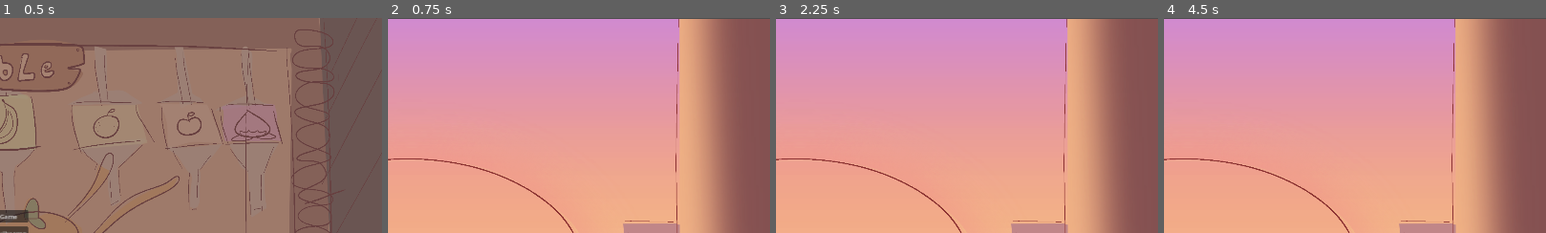
Above: before the commit, frames 1-4 (left to right).
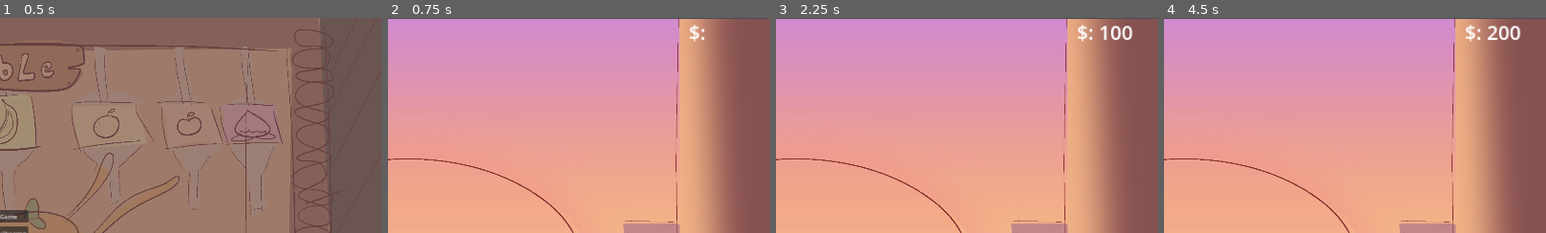
Above: after the commit, the same moments.

Repository: Spedinja/GGJ25
Game: Godot game, scene res://scenes/main_menu.tscn
Same seed, same stepped clock (60 frames per second), same inputs: the game is played once before the commit and once after it.
Inputs (mouse positions are % of the whole screen's width and height, from its top left):
- Up to frame 1 (0.5 s): no input
- Up to frame 2 (0.75 s): click "Start Game" at 0.5 s
- Up to frame 3 (2.25 s): tap Enter at 1.25 s; move the mouse to (72, 45) at 1.27 s; click (72, 45) at 1.42 s; move the mouse to (23, 79) at 2.02 s; click (23, 79) at 2.17 s
- Up to frame 4 (4.5 s): move the mouse to (60, 28) at 2.77 s; click (60, 28) at 2.92 s; move the mouse to (45, 70) at 3.52 s; click (45, 70) at 3.67 s; move the mouse to (21, 77) at 4.27 s; click (21, 77) at 4.42 s
The pictures show only the part of the screen within x 50-100%, y 0-50%; the shares and areas given below are measured in that part.

Frame 1 is identical in both runs. In frame 2, 0.1% of the frame differs, in the area x 79-83%, y 3-12%; in frame 3, 0.5%; in frame 4, 0.5%, in the area x 79-94%, y 3-12%.

Commit message:
added small hud for the score, setup different values for bubbles

Diff:
--- a/scenes/player_area.tscn
+++ b/scenes/player_area.tscn
@@ -77,6 +77,20 @@
 position = Vector2(962, 546)
 texture = ExtResource("1_qpbnt")
 
+[node name="BubbleArea_HUD" type="CanvasLayer" parent="BubbleArea"]
+
+[node name="CurrentMoney_US" type="Label" parent="BubbleArea/BubbleArea_HUD"]
+custom_minimum_size = Vector2(200, 0)
+anchors_preset = 1
+anchor_left = 1.0
+anchor_right = 1.0
+offset_left = -104.0
+offset_right = -4.0
+offset_bottom = 69.0
+grow_horizontal = 0
+theme_override_font_sizes/font_size = 50
+text = "$: "
+
 [node name="ShopArea" type="Node2D" parent="."]
 
 [node name="Sprite2D" type="Sprite2D" parent="ShopArea"]
--- a/scripts/bubble.gd
+++ b/scripts/bubble.gd
@@ -13,6 +13,7 @@
 #Signal
 signal bubble_popped
 var is_clicked = false
+var bubbleValue
 
 func _ready() -> void:
 	direction = randf_range(-1,1)
@@ -40,3 +41,6 @@
 	bubbleScale = givenScale
 	scale.x = bubbleScale
 	scale.y = bubbleScale
+
+func setBubbleValue(givenValue) -> void:
+	bubbleValue = givenValue
--- a/scripts/bubble_area.gd
+++ b/scripts/bubble_area.gd
@@ -35,6 +35,7 @@
 	score += points
 	# Update the score UI here if necessary
 	print("Score: ", score)
+	$BubbleArea_HUD/CurrentMoney_US.text = str("$: ", score)
 
 func on_bubble_popped():
 	_add_score(100)
--- a/scripts/bubble_spawner.gd
+++ b/scripts/bubble_spawner.gd
@@ -6,6 +6,8 @@
 #vars
 var bubble_scene = preload("res://scenes/bubble.tscn")
 var accum_time = 0
+var bubbleScale
+@export var bubbleValue: float
 
 # Called when the node enters the scene tree for the first time.
 func _ready() -> void:
@@ -25,7 +27,9 @@
 	if bubble_instance != null:
 		bubble_instance.add_to_group("bubbles")
 		bubble_instance.bubble_popped.connect($"../../..".on_bubble_popped)
-		bubble_instance.setBubbleScale(randf_range(1,4))
+		bubbleScale = randf_range(1,4)
+		bubble_instance.setBubbleScale(bubbleScale)
+		bubble_instance.setBubbleValue(bubbleValue*bubbleScale)
 		bubble_instance.position = position
 		$"../../Bubbles".add_child(bubble_instance)
 	else:
